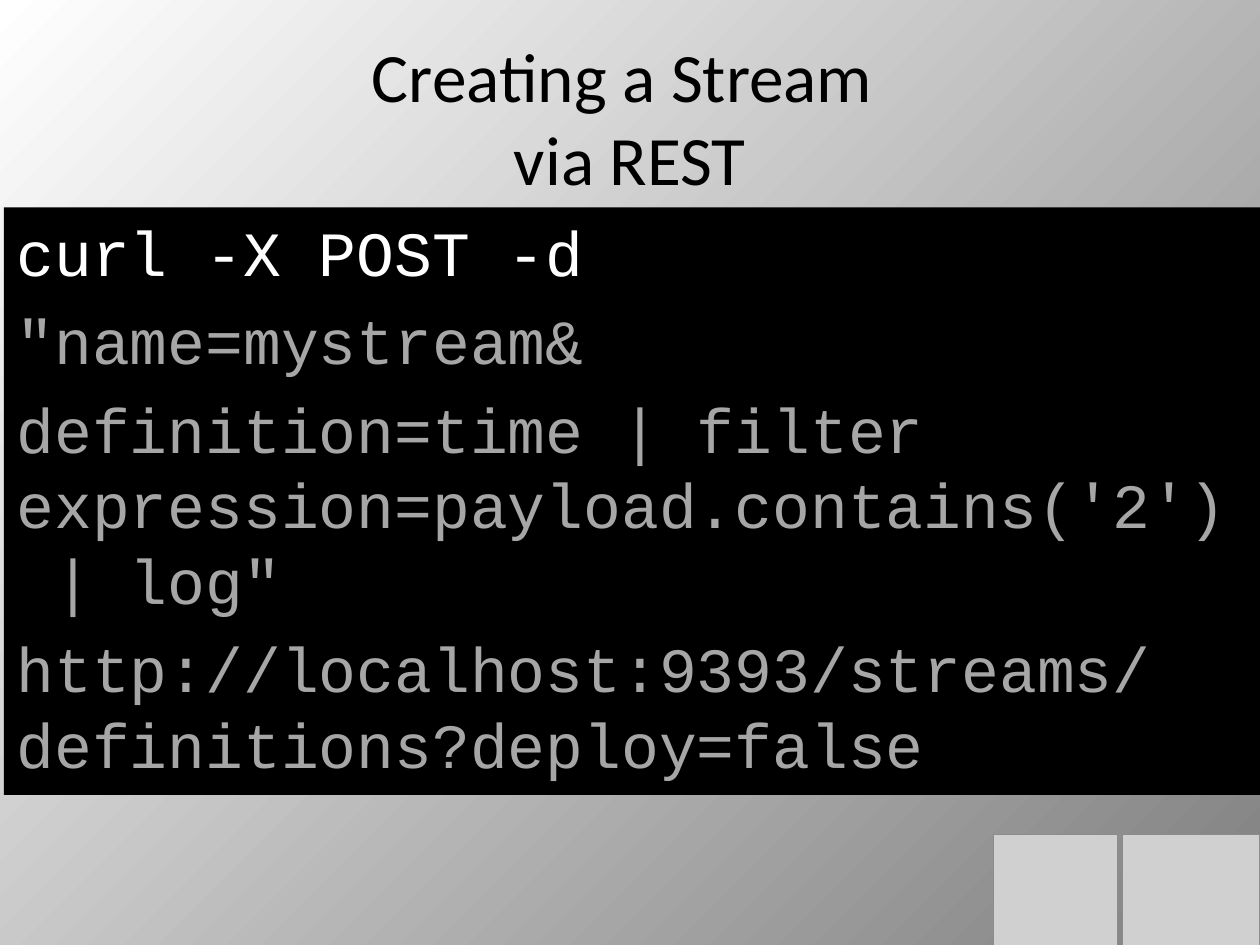
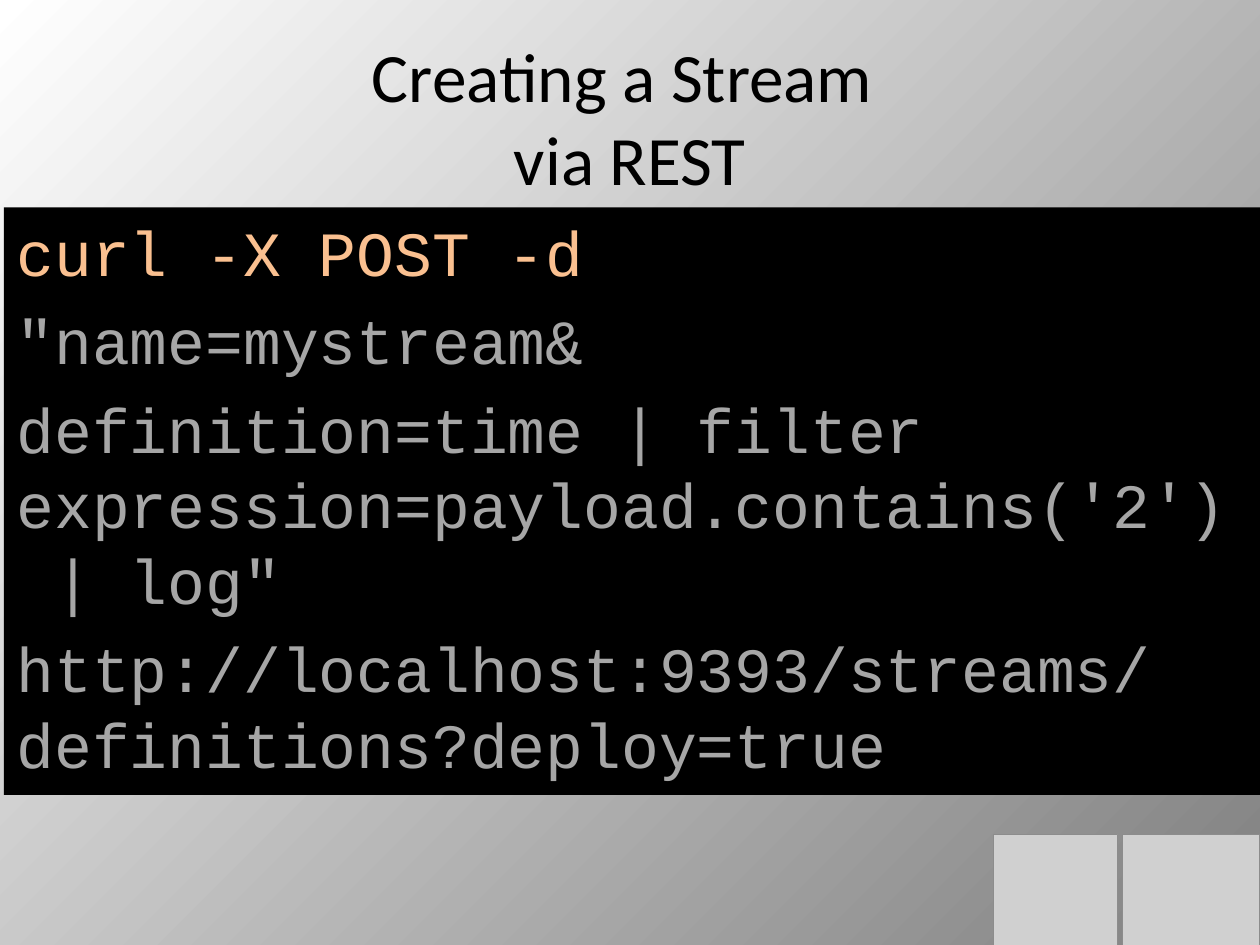
Before and after one commit to cppwfs/dataflowprimer, a slide deck: slide 17 of DataFlow1.pptx. Drawn at 1260x945 pixels with LibreOffice and Linux fonts; fonts in the diff are those of the drawing; grey boxes stand for pictures. Boxes give left, top, right and bottom in pixels: in the first picture for what was removed or moved away, otherwise in the second. Text is boxed around its words. In the diff, an @@ line names an element or a change of style, - is before the commit and + after.

```diff
--- a/DataFlow1.pptx
+++ b/DataFlow1.pptx
@@ text at (16, 231, 584, 277): text colour #FFFFFF to #FAC090 in "curl -X POST -d" @@
@@ text at (16, 647, 1150, 781): text changed @@
-http://localhost:9393/streams/definitions?deploy=false
+http://localhost:9393/streams/definitions?deploy=true
```
Also in this commit, not shown: 15 other slides changed.
